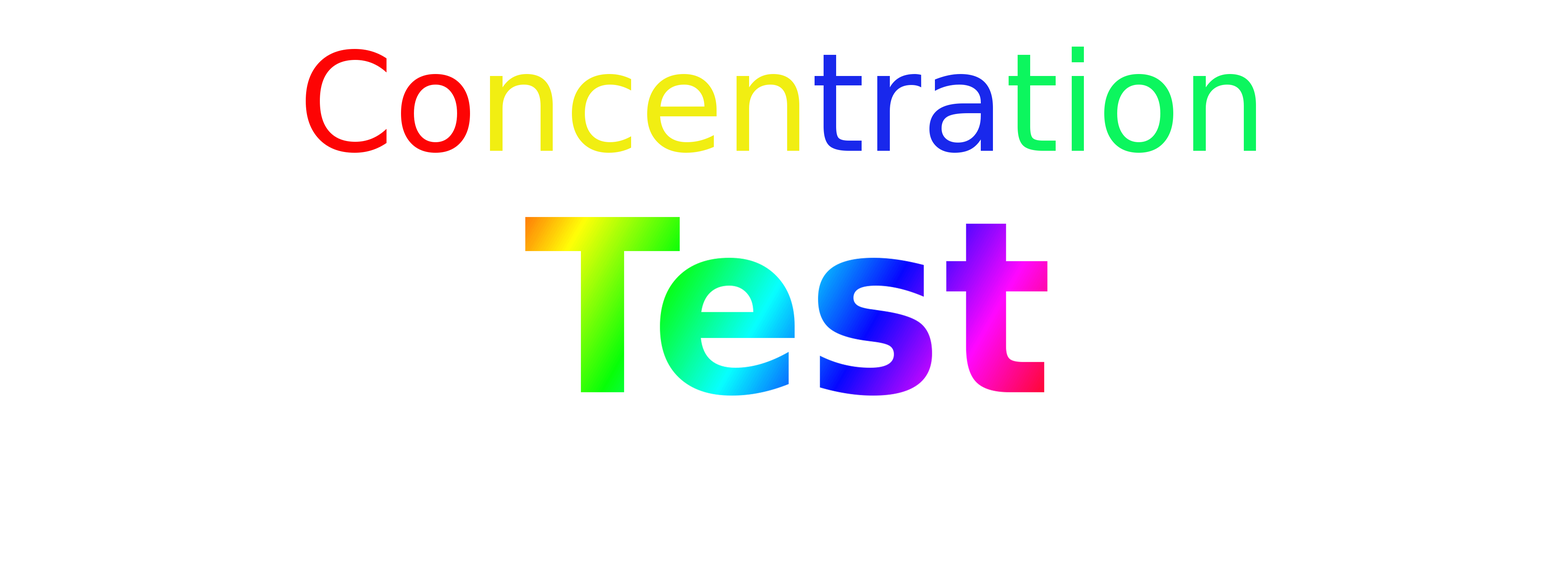
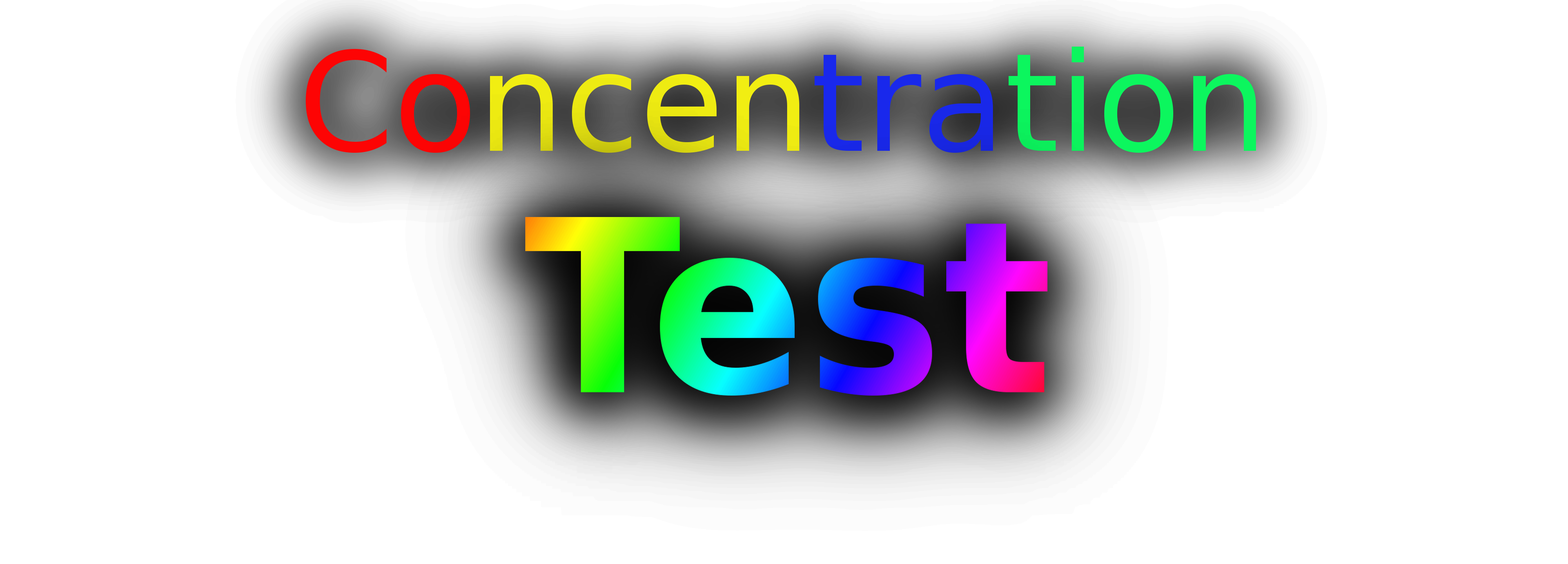
Layered file, before and after one edit (1568 x 564). Changes by layer:
removed layer "Pasted Layer #1" over left=525, top=217, right=1048, bottom=396
painted on "Layer #2" over left=525, top=217, right=1048, bottom=396
added layer "Drop Shadow #2" above "Drop Shadow #1" over left=405, top=78, right=1169, bottom=532
added layer "Drop Shadow #1" above "Drop Shadow" over left=405, top=78, right=1169, bottom=532
added layer "Drop Shadow" above "Pasted Layer" over left=405, top=78, right=1169, bottom=532
added layer "Drop Shadow #8" above "Drop Shadow #7" over left=447, top=155, right=1118, bottom=477
added layer "Drop Shadow #7" above "Concentration" over left=447, top=155, right=1118, bottom=477
added layer "Drop Shadow #6" above "Drop Shadow #5" over left=235, top=0, right=1328, bottom=224
added layer "Drop Shadow #5" above "Drop Shadow #4" over left=235, top=0, right=1328, bottom=224
added layer "Drop Shadow #4" above "Drop Shadow #3" over left=235, top=0, right=1328, bottom=224
added layer "Drop Shadow #3" above "Layer" over left=235, top=0, right=1328, bottom=224
